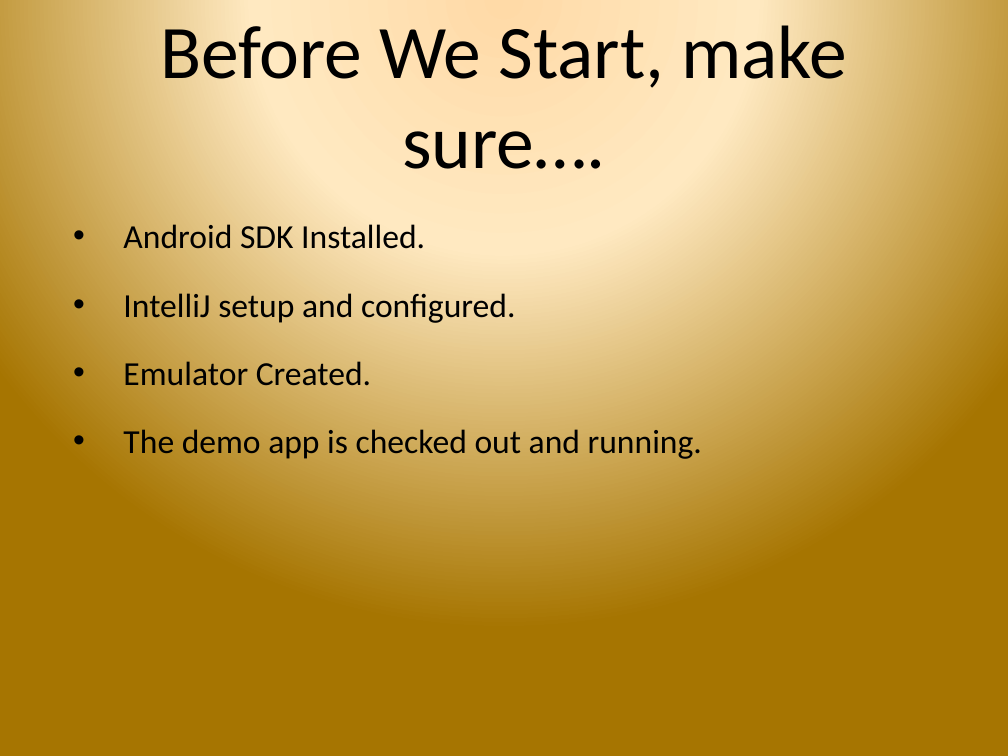
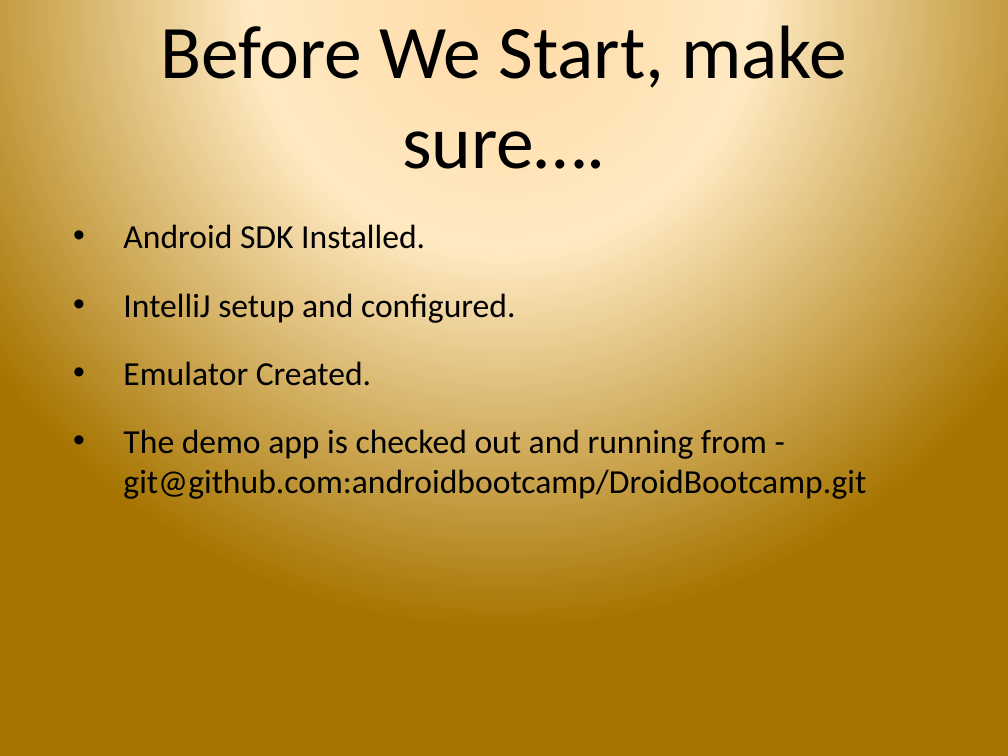
Before and after one commit to androidbootcamp/Course-Material, a slide deck: slide 2 of Day 1/day_1.pptx. Drawn at 1008x756 pixels with LibreOffice and Linux fonts; fonts in the diff are those of the drawing; background and template pictures are left out. Boxes give left, top, right and bottom in pixels: in the first picture for what was removed or moved away, otherwise in the second. Text is boxed around its words. In the diff, an @@ line names an element or a change of style, - is before the commit and + after.

```diff
--- a/Day 1/day_1.pptx
+++ b/Day 1/day_1.pptx
@@ text at (x1=123, y1=429, x2=866, y2=502): text changed @@
-• The demo app is checked out and running.
+• The demo app is checked out and running from - git@github.com:androidbootcamp/DroidBootcamp.git
```
Also in this commit, not shown: 6 other files.
